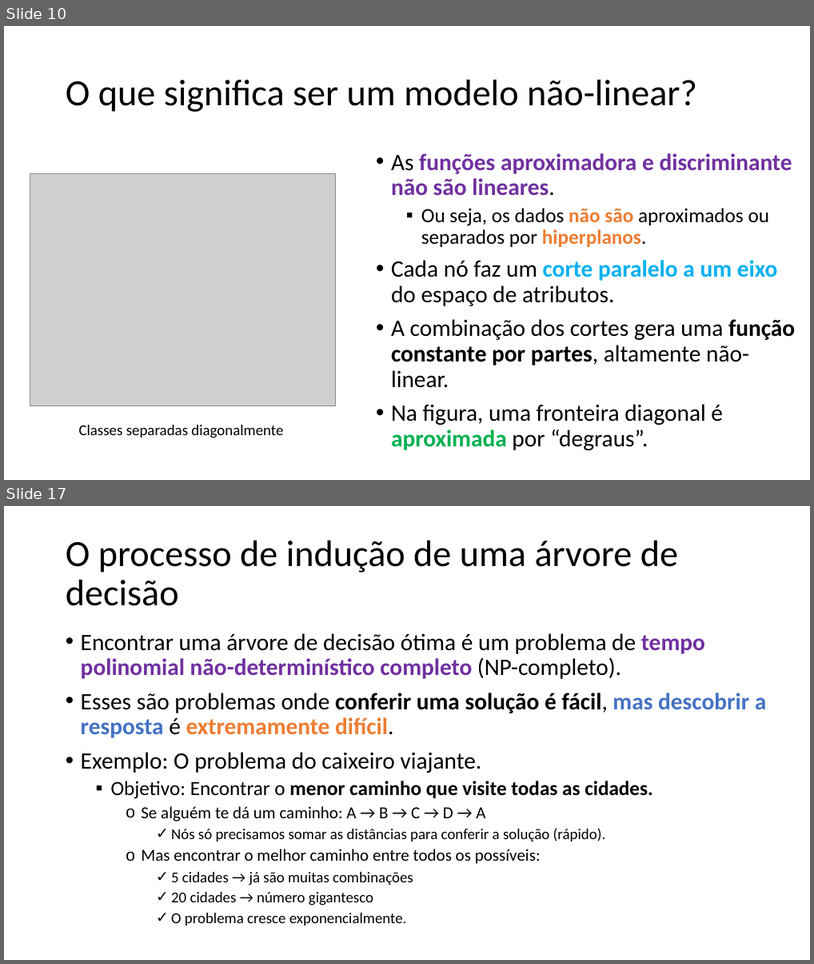
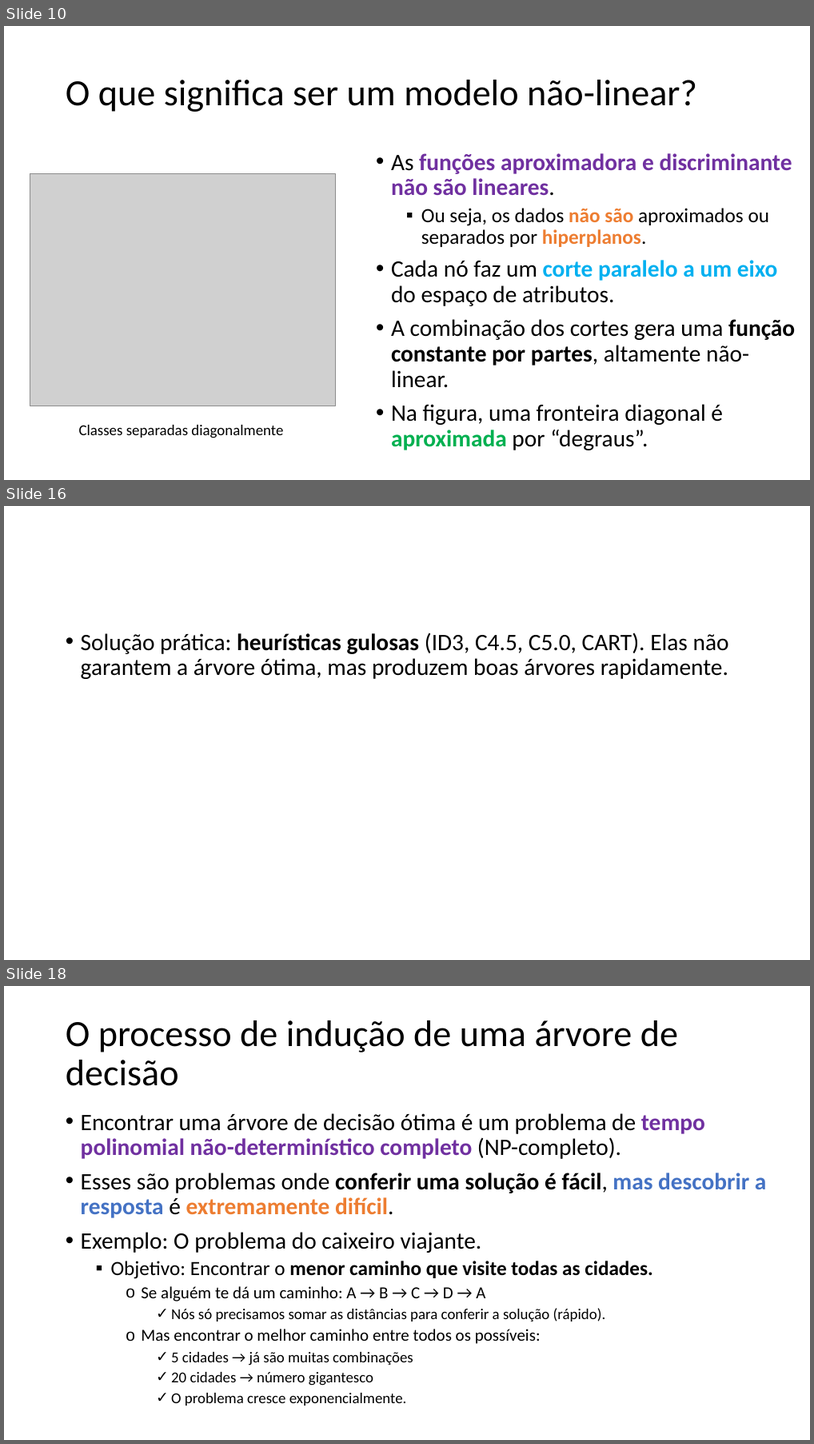
Before and after one commit to zz4fap/c24_inteligencia_artificial, a slide deck: slides/C24_Árvores_de_decisão.pptx. Shown one above the other, each under a label of ours: slides 10 and 17 before the commit, slides 10, 16 and 18 after it; the slides between them are not shown. The pictures are 814x964 and 814x1444 pixels, drawn with LibreOffice and Linux fonts; fonts in the diff are those of the drawing; grey boxes stand for pictures. Boxes give left, top, right and bottom in pixels: in the first picture for what was removed or moved away, otherwise in the second. Text is boxed around its words. In the diff, an @@ line names an element or a change of style, - is before the commit and + after.

```diff
--- a/slides/C24_Árvores_de_decisão.pptx
+++ b/slides/C24_Árvores_de_decisão.pptx
@@ slide 16 added at bbox=[4, 506, 810, 960], background #FFFFFF @@
@@ text added at bbox=[81, 632, 730, 679], 28 pt, text #000000 @@
+• Solução prática: heurísticas gulosas (ID3, C4.5, C5.0, CART). Elas não garantem a árvore ótima, mas produzem boas árvores rapidamente.
@@ what was slide 17 is now slide 18 @@
```
Also in this commit, not shown: 1 slide changed, 3 other slides added, 3 slides removed.
